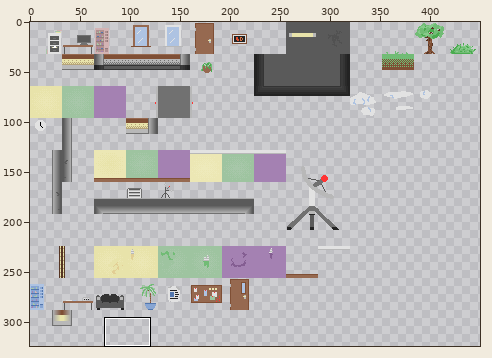
Sprite sheet, stored at Assets/Artwork/Tileset.png. Above, an overview of the earlier version with the close-up marked.
Close-up. Old version:
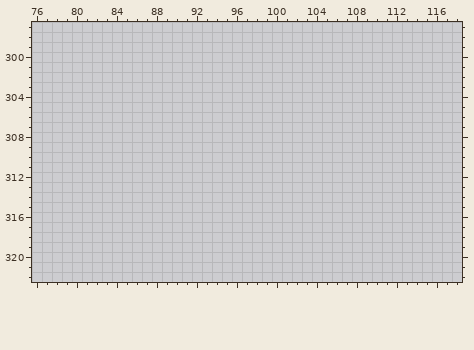
The file is 500x500 pixels. Pixels under 10% opacity are left out. Colours within 5 levels of each other are drawn and written as one. Shown: x 76..118, y 297..322. The wide view leaves out empty margins. The commit also changed other parts of the picture, which this record leaves out.
Palette (. is transparent): 
Once edited:
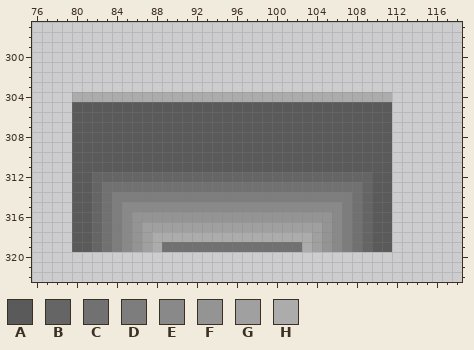
Colours new in this view: A #5a5a5a  B #656565  C #717171  D #7d7d7d  E #898989  F #949494  G #a0a0a0  H #acacac
Edits made:
y 304: x 80..111 ................................ -> HHHHHHHHHHHHHHHHHHHHHHHHHHHHHHHH
y 305..311: x 80..111 ................................ -> AAAAAAAAAAAAAAAAAAAAAAAAAAAAAAAA
y 312: x 80..111 ................................ -> AABBBBBBBBBBBBBBBBBBBBBBBBBBBBAA
y 313: x 80..111 ................................ -> AABCCCCCCCCCCCCCCCCCCCCCCCCCCBAA
y 314: x 80..111 ................................ -> AABCDDDDDDDDDDDDDDDDDDDDDDDDCBAA
y 315: x 80..111 ................................ -> AABCDEEEEEEEEEEEEEEEEEEEEEEDCBAA
y 316: x 80..111 ................................ -> AABCDEFFFFFFFFFFFFFFFFFFFFEDCBAA
y 317: x 80..111 ................................ -> AABCDEFGGGGGGGGGGGGGGGGGGFEDCBAA
y 318: x 80..111 ................................ -> AABCDEFGHHHHHHHHHHHHHHHHGFEDCBAA
y 319: x 80..111 ................................ -> AABCDEFGHCCCCCCCCCCCCCCHGFEDCBAA
Boxes around the changes in both close-ups, in picture pixels (x1, y1, x2, y2):
added: (72, 92, 392, 252)
